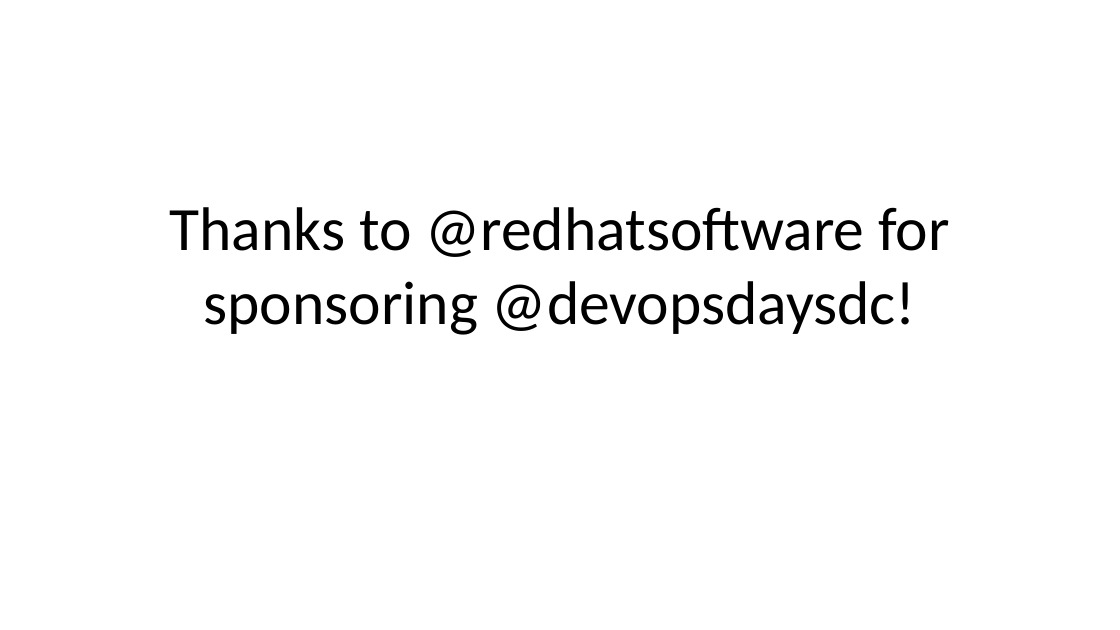
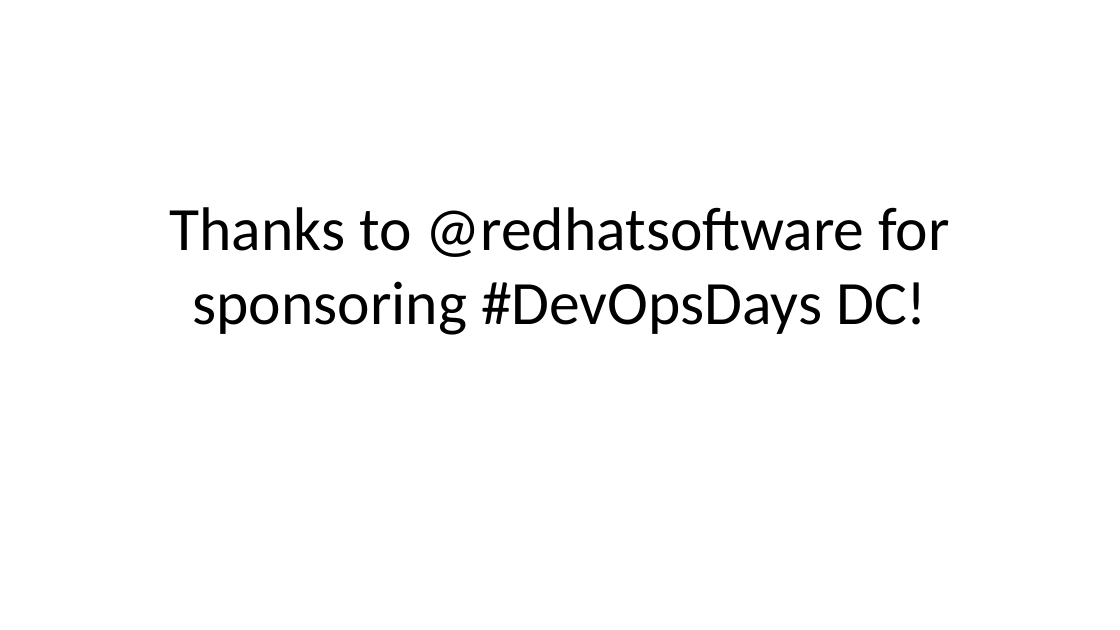
Before and after one commit to DevOpsDaysDC/planning, a slide deck: slide 23 of sponsor_pitches.pptx (slide 20 before the commit). Drawn at 1120x630 pixels with LibreOffice and Linux fonts; fonts in the diff are those of the drawing; background and template pictures are left out. Boxes give left, top, right and bottom in pixels: in the first picture for what was removed or moved away, otherwise in the second. Text is boxed around its words. In the diff, an @@ line names an element or a change of style, - is before the commit and + after.

```diff
--- a/sponsor_pitches.pptx
+++ b/sponsor_pitches.pptx
@@ title at [170, 207, 949, 335]: text changed @@
-Thanks to @redhatsoftware for sponsoring @devopsdaysdc!
+Thanks to @redhatsoftware for sponsoring #DevOpsDays DC!
```
Also in this commit, not shown: 14 other slides changed, 5 slides added, 3 other files.
